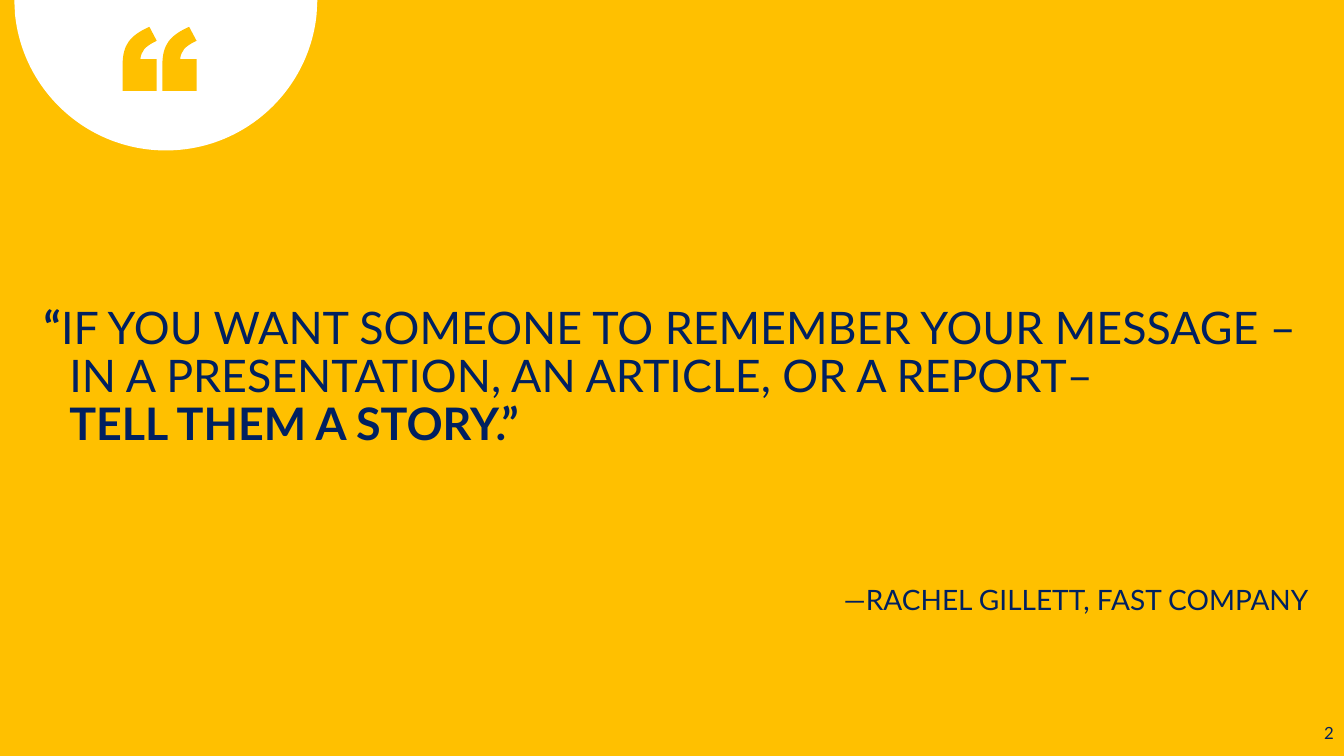
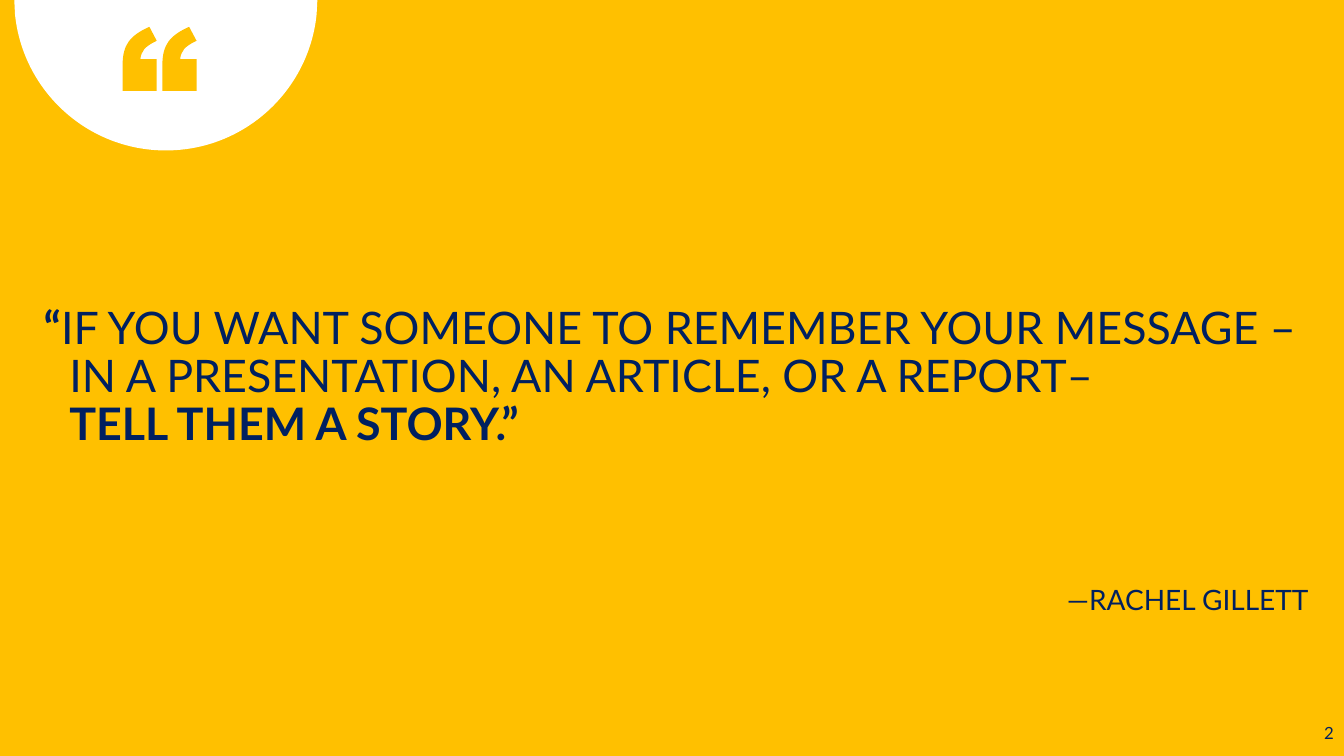
Before and after one commit to chariotofthesun/kkngenap2024, a slide deck: slide 2 of petunjuk teknis luaran kkn untag sby.pptx. Drawn at 1344x756 pixels with LibreOffice and Linux fonts; fonts in the diff are those of the drawing. Boxes give left, top, right and bottom in pixels: in the first picture for what was removed or moved away, otherwise in the second. Text is boxed around its words. In the diff, an @@ line names an element or a change of style, - is before the commit and + after.

```diff
--- a/petunjuk teknis luaran kkn untag sby.pptx
+++ b/petunjuk teknis luaran kkn untag sby.pptx
@@ text at (1067,589,1308,611): text changed @@
-—RACHEL GILLETT, FAST COMPANY
+—RACHEL GILLETT
```
Also in this commit, not shown: 8 other slides changed, 5 slides added, 12 slides removed.
